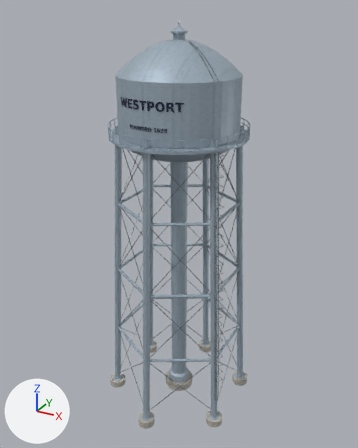
The glTF model models/landmarks/water-tower.glb: old version first, new version second.
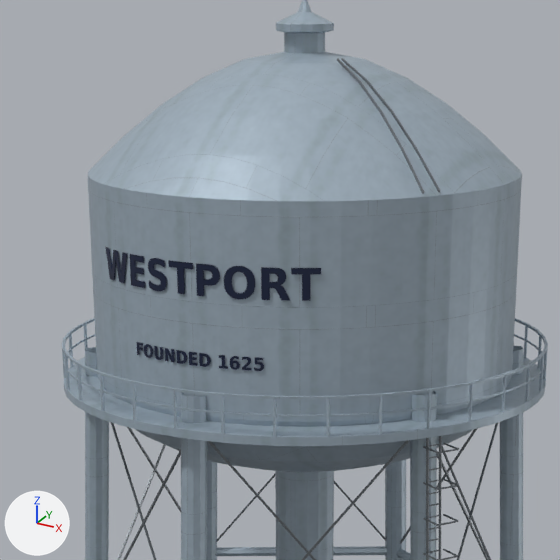
There are two pictures of each version: one whole from a 50 mm camera at (25.5, -46.4, 45.8) aimed at (-0.1, 0.2, 22.5), one close up on the part from 25% to 71% of the width and 5% to 42% of the height. The lights are fixed; the arrows at lower left show +X, +Y and +Z. The first two pictures are the older version. Vertices at exactly the same position are counted once.

The older version as bpy lines, for what is in view:
```python
me_lettering = bpy.data.meshes.new('Lettering')
me_lettering.from_pydata(...)  # 5380 vertices, 10664 faces; spans x -3.54..3.54, y -6.54..6.54, z 34.82..37.67
me_lettering.materials.append(mat_lettering)  # dark blue #172240
me_watertower = bpy.data.meshes.new('WaterTower')
me_watertower.from_pydata(...)  # 4161 vertices, 5500 faces; spans x -8.1..8.1, y -9.2..9.2, z -0.6..44.5
# faces by material slot: [3482, 250, 1768]
me_watertower.materials.append(mat_towerpaint)
me_watertower.materials.append(mat_concrete)
me_watertower.materials.append(mat_steel)  # grey #7e8489
ob_lettering = bpy.data.objects.new('Lettering', me_lettering)
ob_lettering.location = (0.0, 0.0, 0.0)
ob_watertower = bpy.data.objects.new('WaterTower', me_watertower)
ob_watertower.location = (0.0, 0.0, 0.0)
```
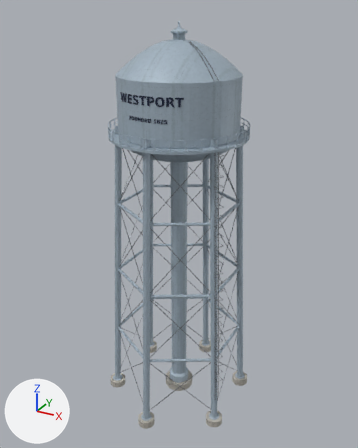
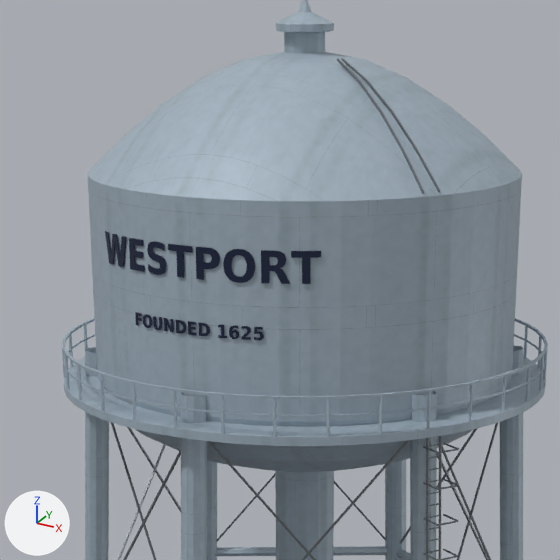
Where the change shows, as pixel boxes (x1, y1, x2, y2) in the close-ups (560 x 560 px; the box of a moved part takes in the faces that stretch with it):
'Lettering', reshaped (11% shorter): before (106, 247, 321, 371); after (105, 231, 321, 341)
part 1 of me_lettering, moved or reshaped: before (291, 268, 321, 301); after (291, 251, 321, 284)
part 2 of me_lettering, moved or reshaped: before (261, 267, 290, 300); after (261, 250, 290, 284)
part 3 of me_lettering, moved or reshaped: before (224, 266, 255, 299); after (223, 249, 255, 283)
part 4 of me_lettering, moved or reshaped: before (196, 263, 220, 296); after (196, 247, 220, 280)
part 5 of me_lettering, moved or reshaped: before (168, 260, 193, 294); after (168, 244, 193, 278)
part 6 of me_lettering, moved or reshaped: before (148, 258, 167, 291); after (147, 241, 167, 275)
part 7 of me_lettering, moved or reshaped: before (130, 254, 145, 288); after (129, 238, 145, 272)
part 8 of me_lettering, moved or reshaped: before (106, 247, 127, 283); after (105, 231, 127, 267)
part 9 of me_lettering, moved or reshaped: before (254, 357, 264, 371); after (254, 327, 264, 341)
part 10 of me_lettering, moved or reshaped: before (242, 357, 252, 370); after (241, 326, 251, 340)
part 11 of me_lettering, moved or reshaped: before (230, 356, 240, 370); after (229, 325, 239, 339)
part 12 of me_lettering, moved or reshaped: before (219, 355, 228, 369); after (218, 325, 227, 338)
part 13 of me_lettering, moved or reshaped: before (199, 353, 211, 367); after (198, 323, 210, 336)
part 14 of me_lettering, moved or reshaped: before (189, 352, 197, 366); after (188, 321, 197, 335)
part 15 of me_lettering, moved or reshaped: before (176, 350, 187, 364); after (176, 320, 186, 333)
part 16 of me_lettering, moved or reshaped: before (165, 348, 175, 362); after (164, 318, 174, 332)
part 17 of me_lettering, moved or reshaped: before (154, 346, 163, 360); after (153, 316, 162, 330)
part 18 of me_lettering, moved or reshaped: before (144, 344, 153, 358); after (143, 314, 152, 328)
part 19 of me_lettering, moved or reshaped: before (136, 342, 143, 355); after (135, 312, 142, 326)

Patch to the scene script:
```diff
--- a/models/landmarks/water-tower.glb.py
+++ b/models/landmarks/water-tower.glb.py
@@ me_lettering @@
 # used by ob_lettering; location = (0.0, 0.0, 0.0)
-me_lettering.from_pydata(...)  # 5380 vertices, 10664 faces; spans x -3.54..3.54, y -6.54..6.54, z 34.82..37.67
+me_lettering.from_pydata(...)  # 5380 vertices, 10664 faces; spans x -3.54..3.54, y -6.54..6.54, z 35.67..38.12
+# me_lettering part 1: the loose piece of 54 vertices spanning x 2.82..3.54, y -5.9..-5.49, z 36.79..37.66 is moved by (0.0, 0.0, 0.45)
+# me_lettering part 2: the loose piece of 236 vertices spanning x 2.06..2.8, y -6.21..-5.89, z 36.79..37.66 is moved by (0.0, 0.0, 0.45)
+# me_lettering part 3: the loose piece of 260 vertices spanning x 1.03..1.91, y -6.46..-6.24, z 36.77..37.67 is moved by (0.0, 0.0, 0.45)
+# me_lettering part 4: the loose piece of 170 vertices spanning x 0.2..0.92, y -6.54..-6.46, z 36.79..37.66 is moved by (0.0, 0.0, 0.45)
+# me_lettering part 5: the loose piece of 54 vertices spanning x -0.72..0.09, y -6.54..-6.48, z 36.79..37.66 is moved by (0.0, 0.0, 0.45)
+# me_lettering part 6: the loose piece of 354 vertices spanning x -1.5..-0.81, y -6.49..-6.35, z 36.77..37.67 is moved by (0.0, 0.0, 0.45)
+# me_lettering part 7: the loose piece of 88 vertices spanning x -2.26..-1.66, y -6.33..-6.12, z 36.79..37.66 is moved by (0.0, 0.0, 0.45)
+# me_lettering part 8: the loose piece of 82 vertices spanning x -3.51..-2.39, y -6.09..-5.5, z 36.79..37.66 is moved by (0.0, 0.0, 0.45)
+# me_lettering part 9: the loose piece of 202 vertices spanning x 1.85..2.12, y -6.28..-6.17, z 34.82..35.19 is moved by (0.0, 0.0, 0.85)
+# me_lettering part 10: the loose piece of 148 vertices spanning x 1.51..1.77, y -6.37..-6.28, z 34.83..35.2 is moved by (0.0, 0.0, 0.85)
+# me_lettering part 11: the loose piece of 240 vertices spanning x 1.16..1.45, y -6.44..-6.36, z 34.82..35.2 is moved by (0.0, 0.0, 0.85)
+# me_lettering part 12: the loose piece of 48 vertices spanning x 0.83..1.1, y -6.49..-6.43, z 34.83..35.19 is moved by (0.0, 0.0, 0.85)
+# me_lettering part 13: the loose piece of 164 vertices spanning x 0.23..0.58, y -6.54..-6.49, z 34.83..35.19 is moved by (0.0, 0.0, 0.85)
+# me_lettering part 14: the loose piece of 48 vertices spanning x -0.11..0.15, y -6.54..-6.52, z 34.83..35.19 is moved by (0.0, 0.0, 0.85)
+# me_lettering part 15: the loose piece of 128 vertices spanning x -0.53..-0.19, y -6.54..-6.5, z 34.83..35.19 is moved by (0.0, 0.0, 0.85)
+# me_lettering part 16: the loose piece of 38 vertices spanning x -0.95..-0.62, y -6.51..-6.45, z 34.83..35.19 is moved by (0.0, 0.0, 0.85)
+# me_lettering part 17: the loose piece of 128 vertices spanning x -1.36..-1.04, y -6.46..-6.38, z 34.82..35.19 is moved by (0.0, 0.0, 0.85)
+# me_lettering part 18: the loose piece of 212 vertices spanning x -1.8..-1.42, y -6.39..-6.27, z 34.82..35.2 is moved by (0.0, 0.0, 0.85)
+# me_lettering part 19: the loose piece of 36 vertices spanning x -2.11..-1.86, y -6.27..-6.17, z 34.83..35.19 is moved by (0.0, 0.0, 0.85)
+# other edits to the shape of me_lettering do not show in these pictures
 me_lettering.materials.append(mat_lettering)
```
